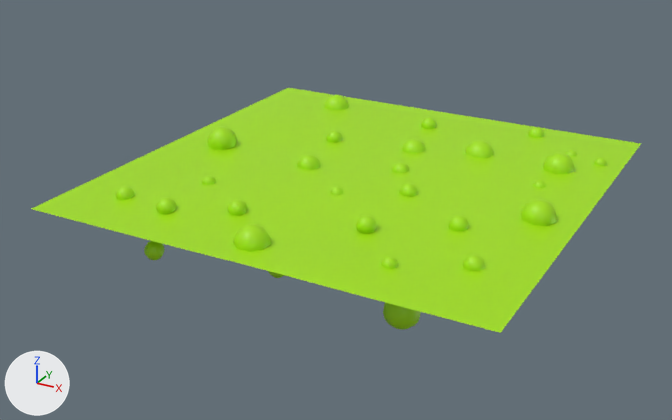
A saved change to the FBX model Assets/3D/floor.fbx.
Both versions are drawn from a camera (50 mm lens) standing at (5.28, -10.33, 4.74) and looking at (-0.26, -0.26, -0.29). The lights are fixed; the arrows at lower left show +X, +Y and +Z.

The scene before the commit, as lines of its bpy script (objects in view):
```python
me_plane_001 = bpy.data.meshes.new('Plane.001')
me_plane_001.from_pydata(...)  # 3021 vertices, 3300 faces; spans x -3.0..3.0, y -3.0..3.0, z -0.74..0.28
me_plane_001.materials.append(mat_liquid2mat)  # green #a4e300
ob_floor = bpy.data.objects.new('floor', me_plane_001)
ob_floor.location = (0.0, 0.0, 0.17)
```
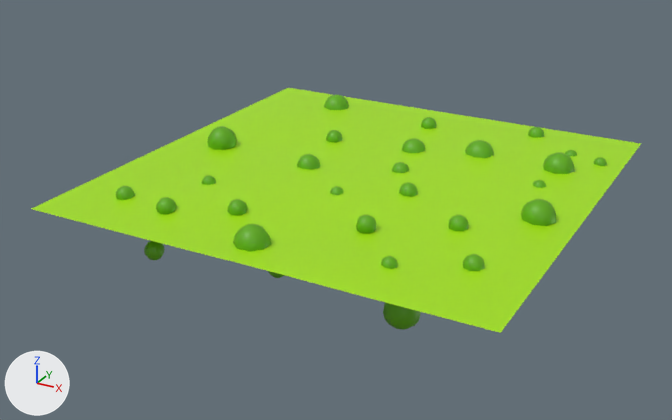
Boxes [x1, y1, x2, y2] around the edits, measured in the pictures (672 x 420 px):
part 1 of me_plane_001, recoloured
    both: [116, 95, 607, 330]

The change, as a list of edits to the scene's bpy script:
```text
Add mat_liquidbubblesmat:
    mat_liquidbubblesmat = principled_material('liquidBubblesMat')
    mat_liquidbubblesmat.base_color = (0.115, 0.411, 0.0)  # green #5fac00
Change me_plane_001:
    where me_plane_001.from_pydata(...)  # 3021 vertices, 3300 faces; spans x -3.0..3.0, y -3.0..3.0, z -0.74..0.28
    used by ob_floor; location = (0.0, 0.0, 0.17)
    me_plane_001 part 1: 3200 of the faces centred in x -2.8..2.77, y -2.65..2.74, z -0.73..0.27 switch from mat_liquid2mat (green #a4e300) to mat_liquidbubblesmat (green #5fac00)
```
